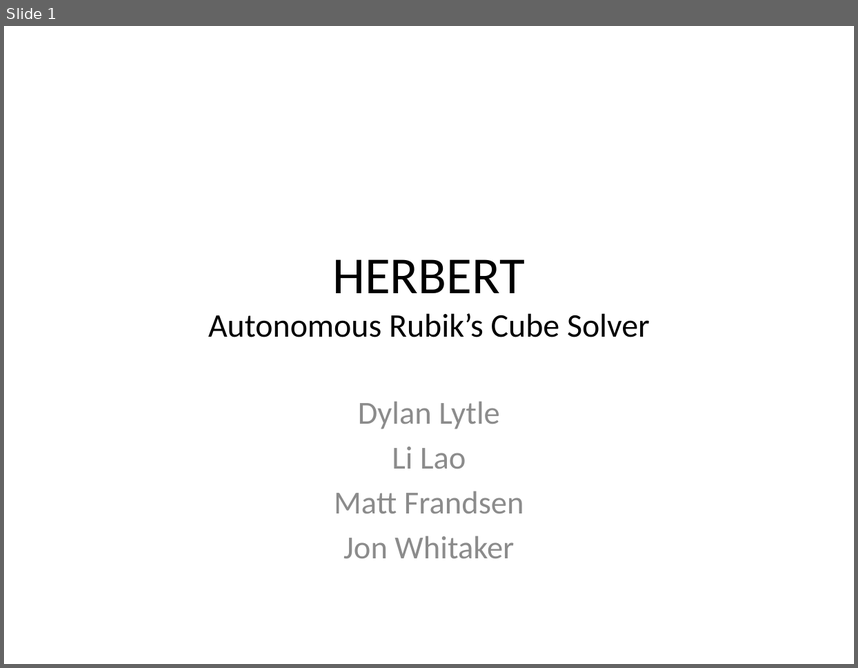
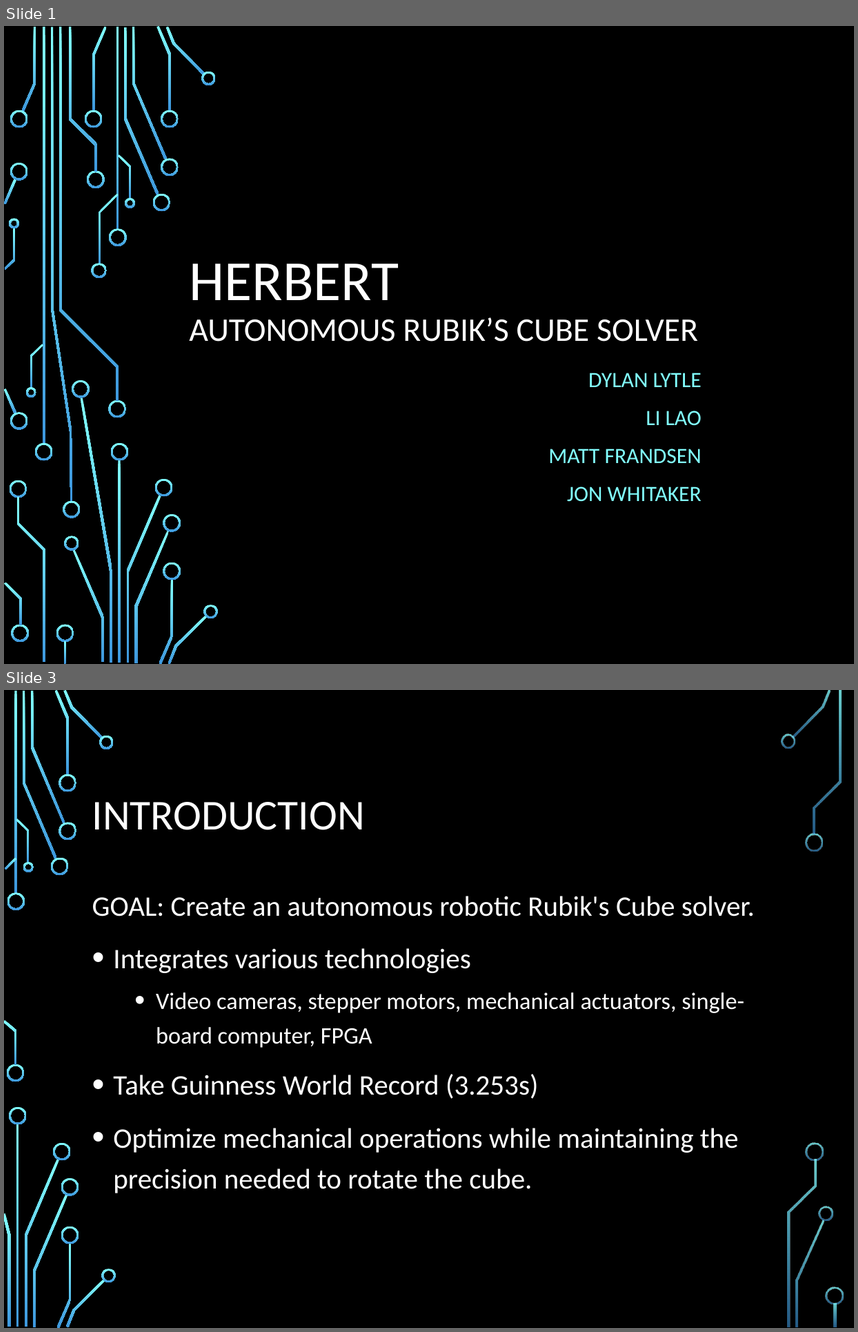
Before and after one commit to jon-whit/herbert, a slide deck: Documents/Presentations/HerbertPresentation.pptx. Shown one above the other, each under a label of ours: slide 1 before the commit, slides 1 and 3 after it; the slides between them are not shown. The pictures are 858x668 and 858x1332 pixels, drawn with LibreOffice and Linux fonts; fonts in the diff are those of the drawing; background and template pictures are left out. Boxes give left, top, right and bottom in pixels: in the first picture for what was removed or moved away, otherwise in the second. Text is boxed around its words. In the diff, an @@ line names an element or a change of style, - is before the commit and + after.

Commit message:
Added Background, Introduction, OpenCV, and Kcube sections. Changed slide style.

```diff
--- a/Documents/Presentations/HerbertPresentation.pptx
+++ b/Documents/Presentations/HerbertPresentation.pptx
@@ slide 3 added at (4,690,854,1328), background picture (left out) @@
@@ title added at (92,802,365,830), 36 pt, text #FFFFFF @@
+INTRODUCTION
@@ text added at (92,896,755,1193), 24 pt, text #FFFFFF @@
+GOAL: Create an autonomous robotic Rubik's Cube solver.
+• Integrates various technologies
+  • Video cameras, stepper motors, mechanical actuators, single-board computer, FPGA
+• Take Guinness World Record (3.253s)
+• Optimize mechanical operations while maintaining the precision needed to rotate the cube.
@@ group added at (4,690,843,1328): 33 freeform shapes, 3 rectangles @@
@@ slide 1 changed as well @@
@@ background #FFFFFF to picture (left out) @@
@@ title "HERBERT AUTONOMOUS RUBIK’S CUBE SOLVER" at (189,263,698,341): vertical alignment middle to bottom @@
@@ title at (189,263,698,341): text changed; text colour #000000 to #FFFFFF @@
-HERBERT
-Autonomous Rubik’s Cube Solver
+HERBERT
+AUTONOMOUS RUBIK’S CUBE SOLVER
@@ subtitle at (548,372,702,501): text changed; size 27.2 to 18.5 pt; text colour #8C8C8C to #82FFFF @@
-Dylan Lytle
-Li Lao
-Matt Frandsen
-Jon Whitaker
+DYLAN LYTLE
+LI LAO
+MATT FRANDSEN
+JON WHITAKER
@@ group added at (4,26,218,664): 50 freeform shapes, 4 rectangles @@
```
Also in this commit, not shown: 11 other slides changed, 3 other slides added, 3 slides removed.
